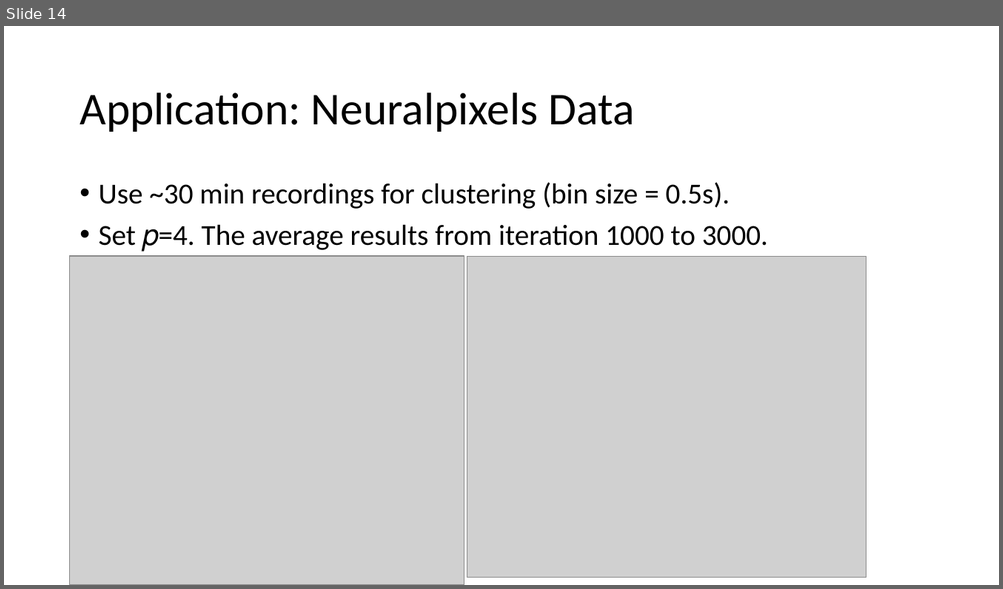
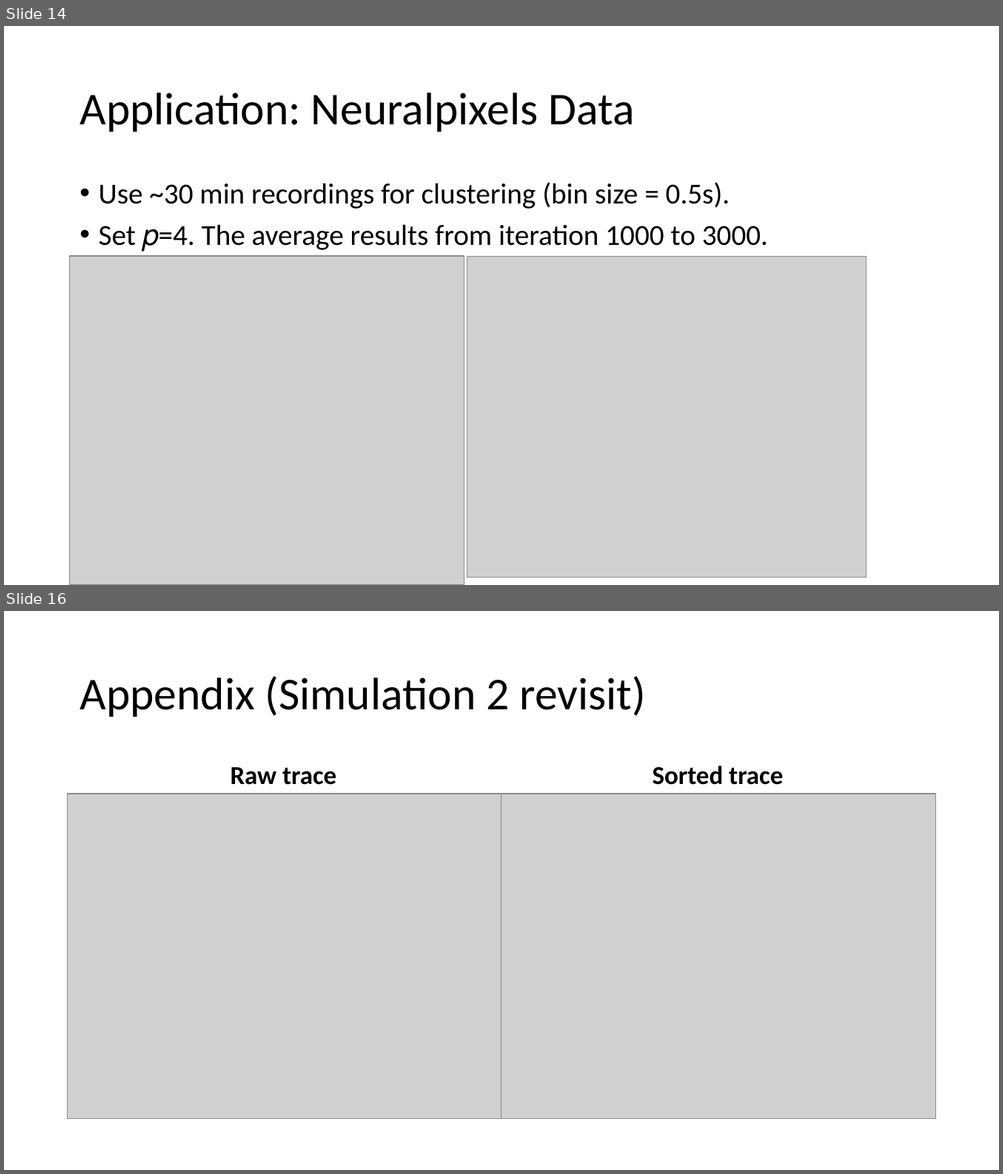
Before and after one commit to weigcdsb/state-space-clustering, a slide deck: documents/EAC-ISBA/eac-isba-slides.pptx. Shown one above the other, each under a label of ours: slide 14 before the commit, slides 14 and 16 after it; the slides between them are not shown. The pictures are 1003x589 and 1003x1174 pixels, drawn with LibreOffice and Linux fonts; fonts in the diff are those of the drawing; grey boxes stand for pictures. Boxes give left, top, right and bottom in pixels: in the first picture for what was removed or moved away, otherwise in the second. Text is boxed around its words. In the diff, an @@ line names an element or a change of style, - is before the commit and + after.

```diff
--- a/documents/EAC-ISBA/eac-isba-slides.pptx
+++ b/documents/EAC-ISBA/eac-isba-slides.pptx
@@ slide 16 added at [4,611,999,1170], background #FFFFFF @@
@@ title added at [79,676,645,717], 44 pt, text #000000 @@
+Appendix (Simulation 2 revisit)
@@ text added at [652,766,782,785], 25 pt, text #000000, bold @@
+Sorted trace
@@ text added at [230,767,336,785], 25 pt, text #000000, bold @@
+Raw trace
@@ picture added at [68,794,502,1119] @@
@@ picture added at [502,794,936,1119] @@
```
Also in this commit, not shown: 1 other slide added, 4 other files.
